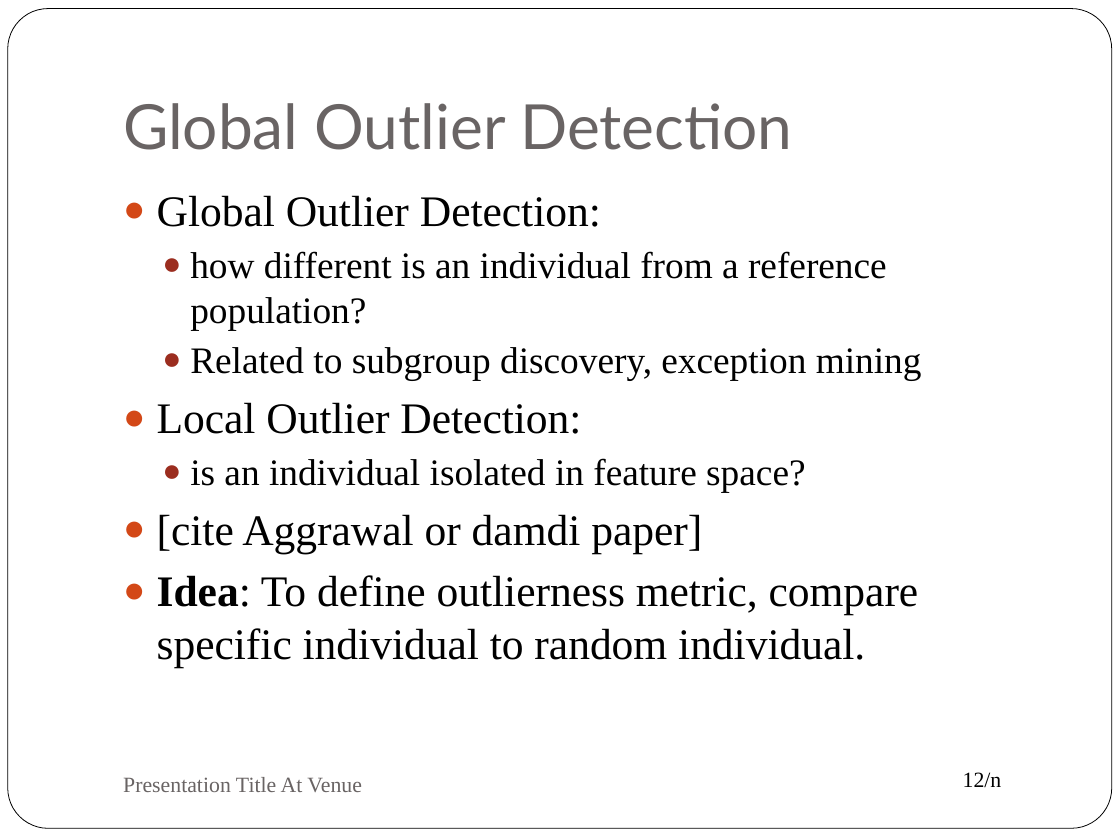
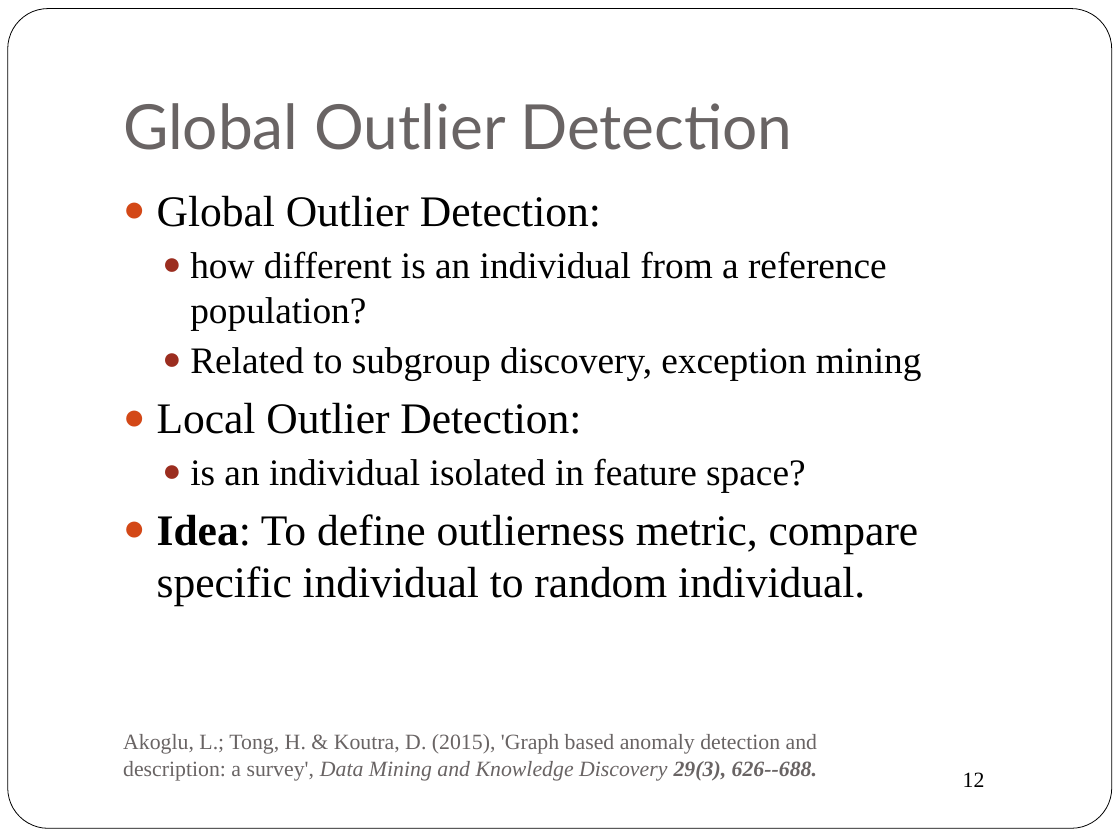
Before and after one commit to oschulte/srl-tutorial-slides, a slide deck: slide 12 of ch6-anomaly.pptx. Drawn at 1120x840 pixels with LibreOffice and Linux fonts; fonts in the diff are those of the drawing. Boxes give left, top, right and bottom in pixels: in the first picture for what was removed or moved away, otherwise in the second. Text is boxed around its words. In the diff, an @@ line names an element or a change of style, - is before the commit and + after.

Commit message:
new version of anomaly slides

```diff
--- a/ch6-anomaly.pptx
+++ b/ch6-anomaly.pptx
@@ text at box(157, 514, 702, 554): paragraph removed @@
-● [cite Aggrawal or damdi paper]
@@ text at box(123, 734, 817, 781): text changed @@
-Presentation Title At Venue
+Akoglu, L.; Tong, H. & Koutra, D. (2015), 'Graph based anomaly detection and description: a survey', Data Mining and Knowledge Discovery 29(3), 626--688.
@@ page number at box(963, 772, 985, 787): text changed @@
-12/n
+12
```
Also in this commit, not shown: 19 other slides changed, 3 slides added, 2 slides removed.
